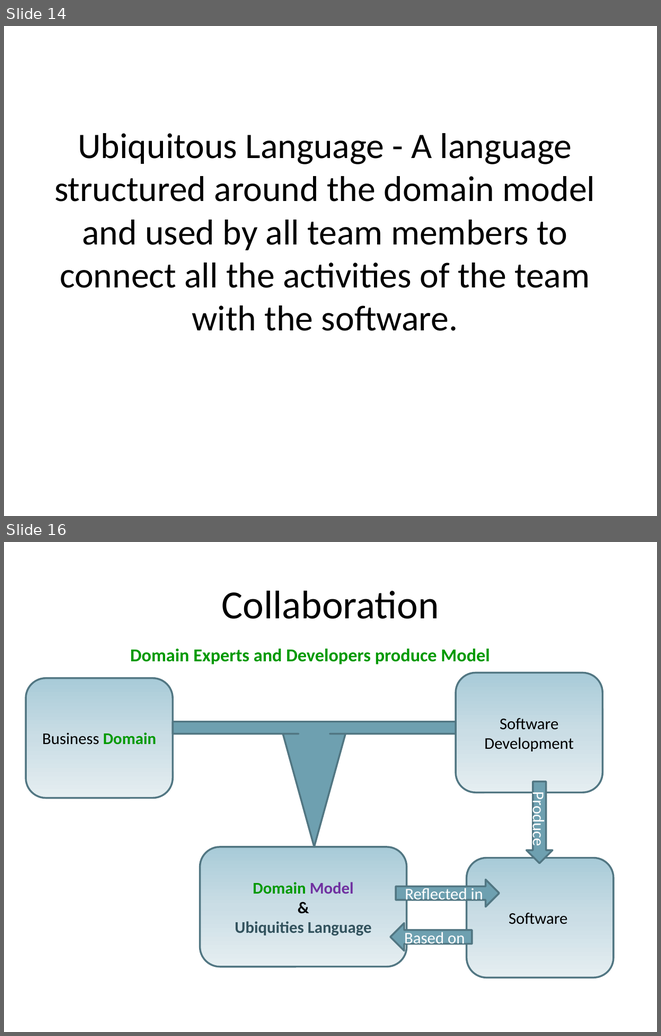
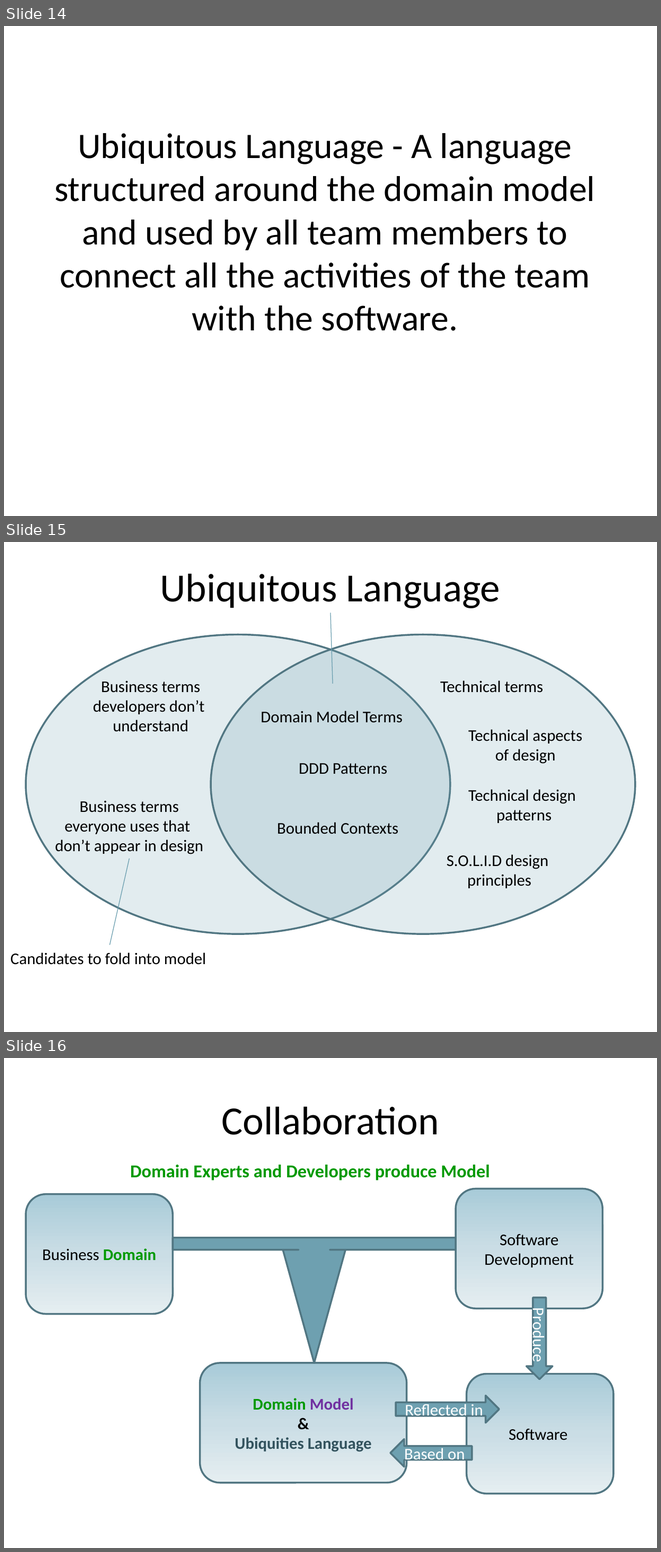
Before and after one commit to arturtv/dddpresentation, a slide deck: Domain-DrivenDesign.A.Trosin.pptx. Shown one above the other, each under a label of ours: slides 14 and 16 before the commit, slides 14, 15 and 16 after it; the slides between them are not shown. The pictures are 661x1036 and 661x1552 pixels, drawn with LibreOffice and Linux fonts; fonts in the diff are those of the drawing. Boxes give left, top, right and bottom in pixels: in the first picture for what was removed or moved away, otherwise in the second. Text is boxed around its words. In the diff, an @@ line names an element or a change of style, - is before the commit and + after.

Commit message:
UL

```diff
--- a/Domain-DrivenDesign.A.Trosin.pptx
+++ b/Domain-DrivenDesign.A.Trosin.pptx
@@ slide 15 added at (x1=4, y1=542, x2=657, y2=1032), background #FFFFFF @@
@@ title added at (x1=160, y1=573, x2=500, y2=608), 44 pt, text #000000 @@
+Ubiquitous Language
@@ line added from (330, 612) to (333, 684), #6A9DAE 0.75 pt @@
@@ ellipse added at (x1=26, y1=635, x2=450, y2=934), fill #6EA0B0 at 20% opacity, outline #517682 2 pt @@
@@ ellipse added at (x1=211, y1=635, x2=635, y2=934), fill #6EA0B0 at 20% opacity, outline #517682 2 pt @@
@@ text added at (x1=93, y1=681, x2=204, y2=732), 18 pt, text #000000 @@
+Business terms
+developers don’t
+understand
@@ text added at (x1=440, y1=680, x2=544, y2=693), 18 pt, text #000000 @@
+Technical terms
@@ text added at (x1=261, y1=711, x2=403, y2=723), 18 pt, text #000000 @@
+Domain Model Terms
@@ text added at (x1=468, y1=729, x2=582, y2=764), 18 pt, text #000000 @@
+Technical aspects
+of design
@@ text added at (x1=299, y1=763, x2=387, y2=774), 18 pt, text #000000 @@
+DDD Patterns
@@ text added at (x1=468, y1=789, x2=576, y2=823), 18 pt, text #000000 @@
+Technical design
+patterns
@@ text added at (x1=55, y1=801, x2=203, y2=854), 18 pt, text #000000 @@
+Business terms
+everyone uses that
+don’t appear in design
@@ text added at (x1=277, y1=822, x2=398, y2=834), 18 pt, text #000000 @@
+Bounded Contexts
@@ line added from (110, 945) to (130, 858), #6A9DAE 0.75 pt @@
@@ text added at (x1=447, y1=854, x2=548, y2=888), 18 pt, text #000000 @@
+S.O.L.I.D design
+principles
@@ text added at (x1=10, y1=952, x2=206, y2=964), 18 pt, text #000000 @@
+Candidates to fold into model
```
Also in this commit, not shown: 1 slide removed.
